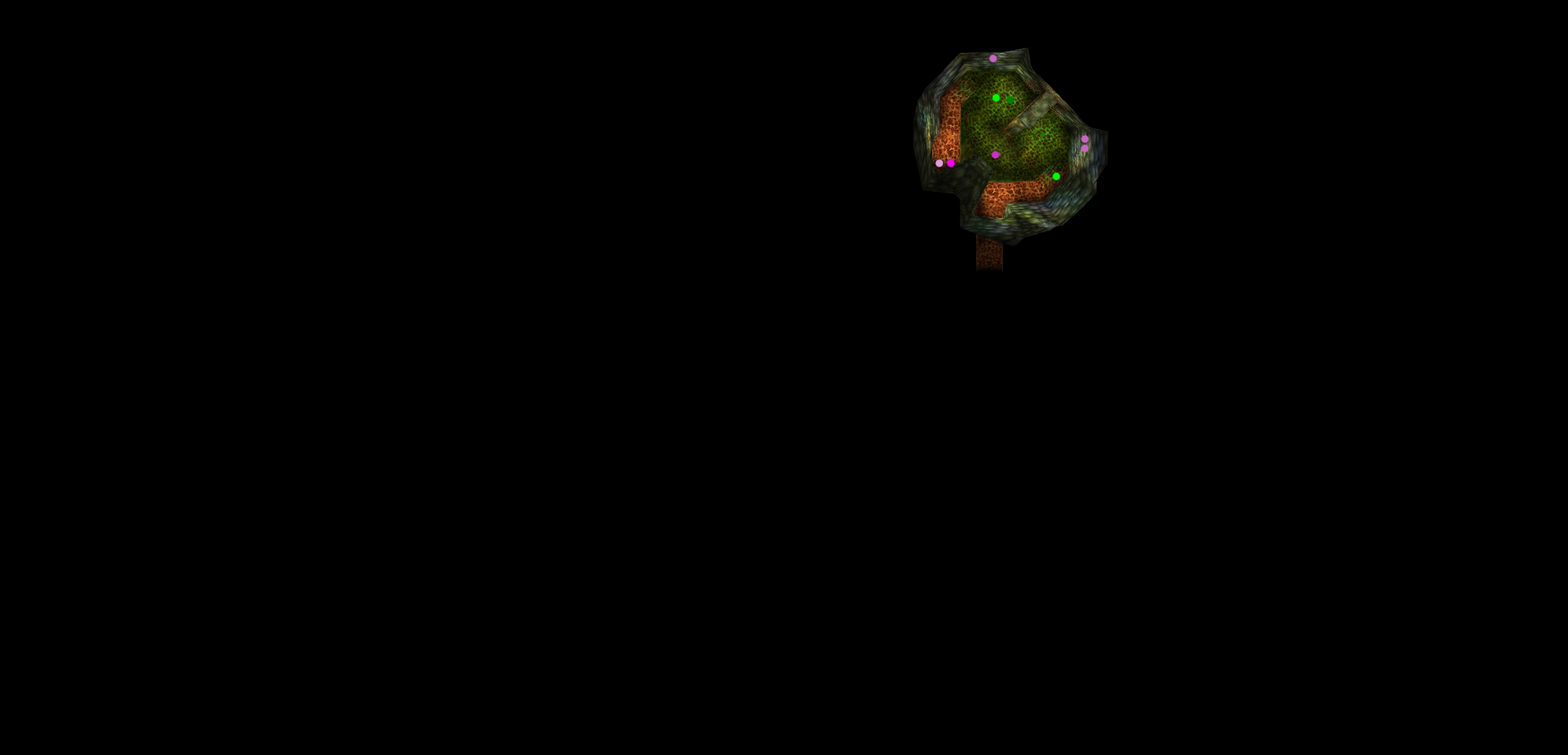
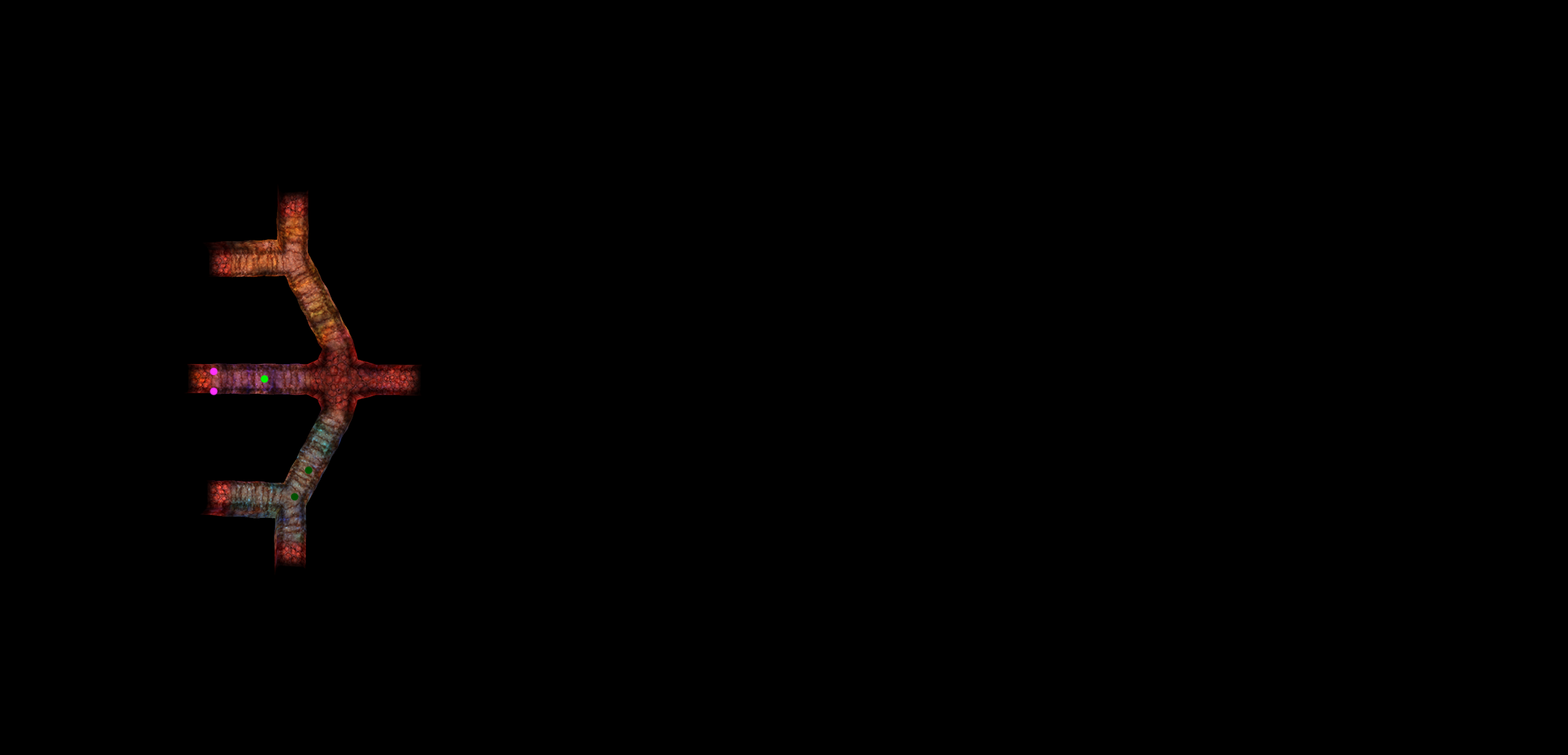
Layer changes from the first 1568x755 image to the second:
showed "AP_Branch_M", painted on it over [184, 184, 423, 575]
hid "AP_Before_Boss_M" over [912, 47, 1109, 274]